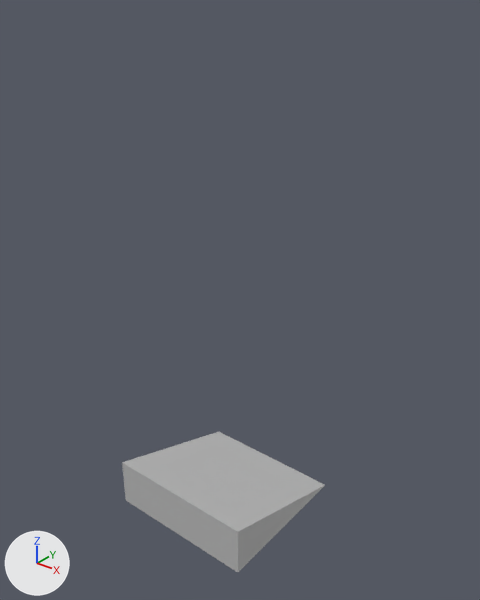
The FBX model KickshotProject/Assets/Models/StructureModels/ramp1x3.fbx, before and after one commit.
Before and after are seen from a 50 mm camera at (7.03, -8.36, 9.32) aimed at (0.2, 0.18, 4.02). Every picture has the same lights, and +X, +Y and +Z are marked at lower left. Where no turn or scale is listed for an object, it has been applied to the vertices.
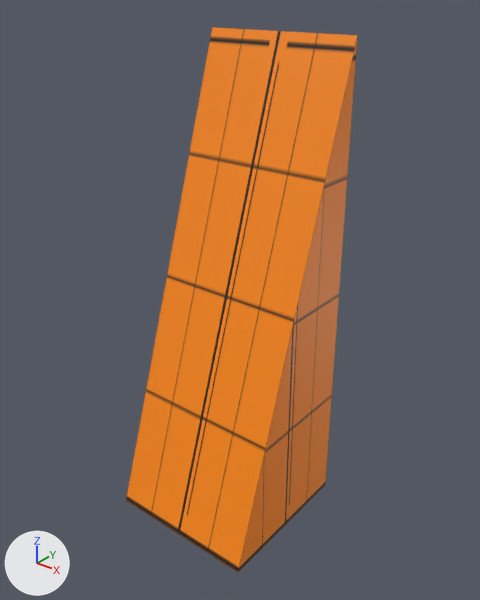
The newer file is also rescaled (x0.333), turned or shifted as a whole; pictures and numbers use the older file's frame.

What changed in the scene script:
```text
Add img_grid_orange_small_png:
    img_grid_orange_small_png = load_image('Grid_Orange_Small.png', '../../Materials/Textures/Grid_Orange_Small.png', 2048, 2048, 'sRGB')
Add mat_lambert2:
    mat_lambert2 = principled_material('lambert2')
    mat_lambert2.texture = img_grid_orange_small_png
Change me_mesh:
    used by ob_pcube1; location = (0.0, 0.0, 0.0)
    verts and faces of me_mesh; kept vertices keep their numbers, new ones are numbered from 6
    before: 0 (-1.5, -1.5, -0.5) at pixel (125, 500), 1 (1.5, -1.5, -0.5) at pixel (237, 572), 2 (-1.5, -1.5, 0.5) at pixel (122, 462), 3 (1.5, -1.5, 0.5) at pixel (237, 531), 4 (-1.5, 1.5, -0.5) at pixel (218, 431)
    before: 5 (1.5, 1.5, -0.5) at pixel (325, 485)
    remove me_mesh.from_pydata(...)  # 6 vertices, 5 faces; spans x -1.5..1.5, y -1.5..1.5, z -0.5..0.5
    remove me_mesh.materials.append(mat_lambert1)  # grey #bcbcbc
    add me_mesh.from_pydata(...)  # 6 vertices, 5 faces; spans x -1.5..1.5, y -1.5..1.5, z -0.5..8.5
    me_mesh part 1
    add delete_vertices([2, 3])  # with the faces that use them
    add verts[6] = (-1.5, 1.5, 8.5)  # pixel (212, 27)
    add verts[7] = (1.5, 1.5, 8.5)  # pixel (357, 35)
    add faces += [(0, 1, 7, 6), (4, 6, 7, 5), (1, 5, 7), (0, 6, 4)]
    add me_mesh.materials.append(mat_lambert2)  # picture img_grid_orange_small_png
```

Boxes (x1, y1, x2, y2) around the edits, measured in the pictures (480 x 600 px):
'pCube1', reshaped (14% wider, 287% taller): before (122, 432, 325, 572); after (126, 27, 358, 572)
